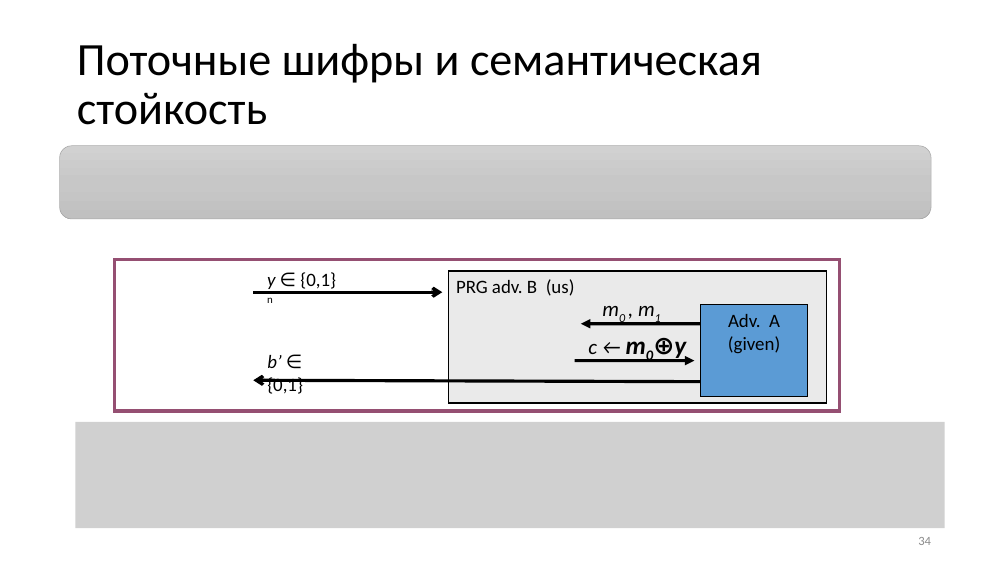
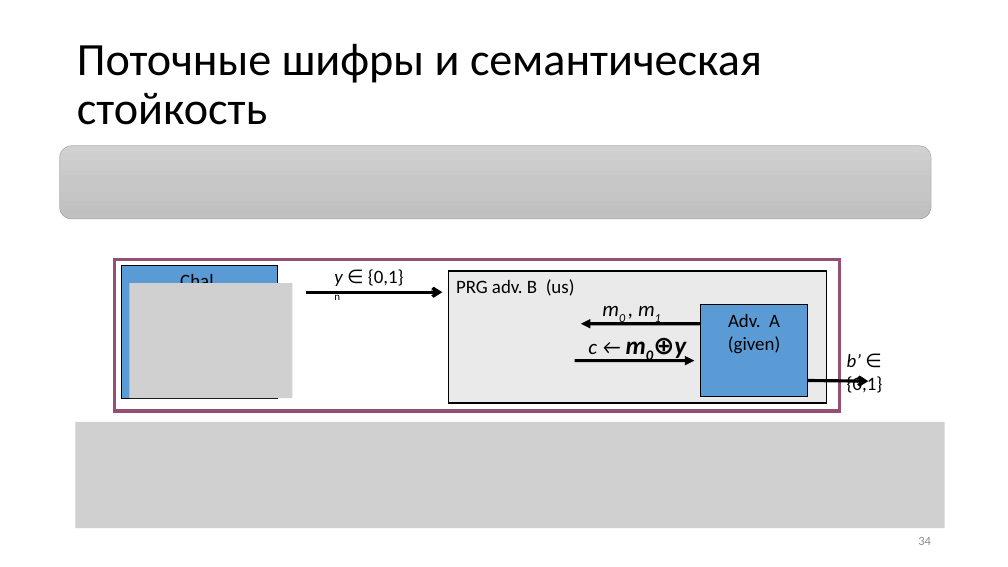
Before and after one commit to CryptoCourse/CryptoLectures, a slide deck: slide 34 of Lectures/Lecture2.pptx. Drawn at 1008x567 pixels with LibreOffice and Linux fonts; fonts in the diff are those of the drawing; grey boxes stand for pictures. Boxes give left, top, right and bottom in pixels: in the first picture for what was removed or moved away, otherwise in the second. Text is boxed around its words. In the diff, an @@ line names an element or a change of style, - is before the commit and + after.

```diff
--- a/Lectures/Lecture2.pptx
+++ b/Lectures/Lecture2.pptx
@@ rectangle added at [122,265,277,399], fill #5B9BD5, outline #000000 0.75 pt, 18 pt, text #000000 @@
+Chal.
@@ text "y ∈ {0,1}n": place and size @@
-text "y ∈ {0,1}n" at [267,272,336,303]
+text "y ∈ {0,1}n" at [334,269,404,300]
@@ picture added at [129,284,293,399] @@
@@ arrow moved from (253, 293) - (442, 293) to (306, 293) - (442, 293) @@
@@ text "b’ ∈ {0,1}": place and size @@
-text "b’ ∈ {0,1}" at [267,355,303,394]
+text "b’ ∈ {0,1}" at [847,354,883,393]
@@ arrow moved from (701, 382) - (253, 380) to (808, 380) - (868, 381) @@
```
Also in this commit, not shown: 1 other slide changed.
